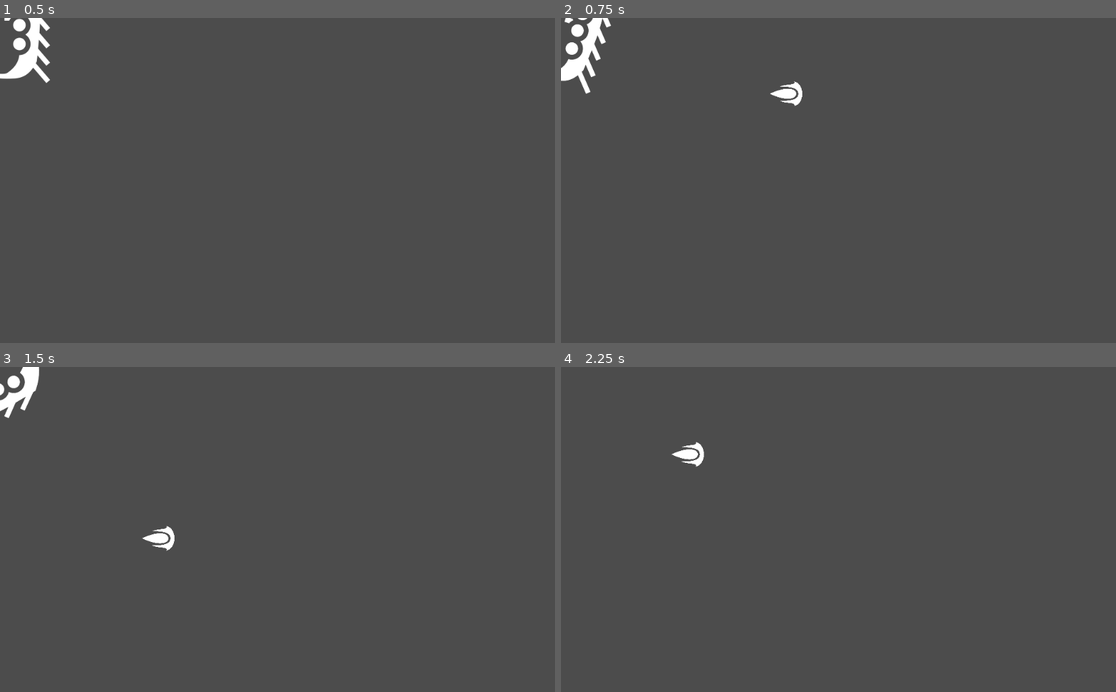
Above: before the commit, frames 1-4 (two rows, left to right).
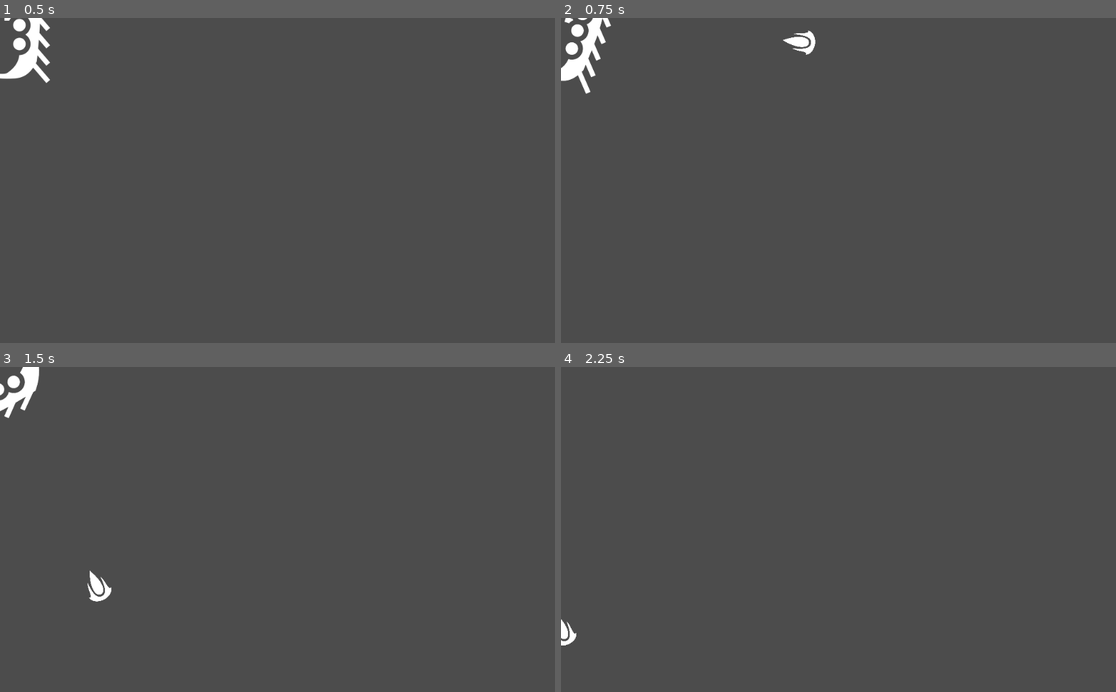
Above: after the commit, the same moments.

Repository: jservant/HighSails
Game: Godot game, scene res://Scenes/Main.tscn
Same seed, same stepped clock (60 frames per second), same inputs: the game is played once before the commit and once after it.
Inputs (mouse positions are in pixels of both pictures, inside the frame that each line leads up to):
- Up to frame 1 (0.5 s): no input
- Up to frame 2 (0.75 s): tap Enter at 0.5 s; move the mouse to (960, 164) at 0.52 s; hold D (move_right) from 0.53 s (still down); click (960, 164) at 0.6 s
- Up to frame 3 (1.5 s): move the mouse to (166, 545) at 1.27 s; release D (move_right) at 1.28 s; hold S (move_down) from 1.28 s (still down); click (166, 545) at 1.35 s
- Up to frame 4 (2.25 s): move the mouse to (894, 458) at 2.02 s; release S (move_down) at 2.03 s; hold D (move_right) from 2.03 s (still down); click (894, 458) at 2.1 s

Frame 1 is identical in both runs. In frame 2, 0.4% of the frame differs, in the area x 37-46%, y 3-28%; in frame 3, 0.4%; in frame 4, 0.4%.

Commit message:
Shooting works!!
wooooooooooooo

Diff:
--- a/Scenes/Player.tscn
+++ b/Scenes/Player.tscn
@@ -21,3 +21,6 @@
 
 [node name="RightCannon" type="Position2D" parent="."]
 position = Vector2( 90, 0 )
+
+[node name="RightCannonDirection" type="Position2D" parent="."]
+position = Vector2( 91, 0 )
--- a/Scripts/Player.gd
+++ b/Scripts/Player.gd
@@ -6,8 +6,8 @@
 export (float) var rotation_speed = 1.5
 export (PackedScene) var Shot
 
-
 onready var rightCannon = $RightCannon
+onready var shotDirection = $RightCannonDirection
 
 const acc = 1
 var local_velocity = Vector2()
@@ -49,6 +49,5 @@
 	var shot_instance = Shot.instance()
 	#var target = Vector2(rightCannon.global_position.x + 5, rightCannon.global_position.y)
 	# code above is the end goal but currently doesn't work as intended
-	var target = get_global_mouse_position()
-	var direction_to_shoot = rightCannon.global_position.direction_to(target).normalized()
-	emit_signal("playerFiredShot", shot_instance, rightCannon.global_position, direction_to_shoot)
+	var direction = shotDirection.global_position - rightCannon.global_position
+	emit_signal("playerFiredShot", shot_instance, rightCannon.global_position, direction)
--- a/Scripts/Shot.gd
+++ b/Scripts/Shot.gd
@@ -10,3 +10,4 @@
 
 func set_direction(direction: Vector2):
 	self.direction = direction
+	rotation += direction.angle()
